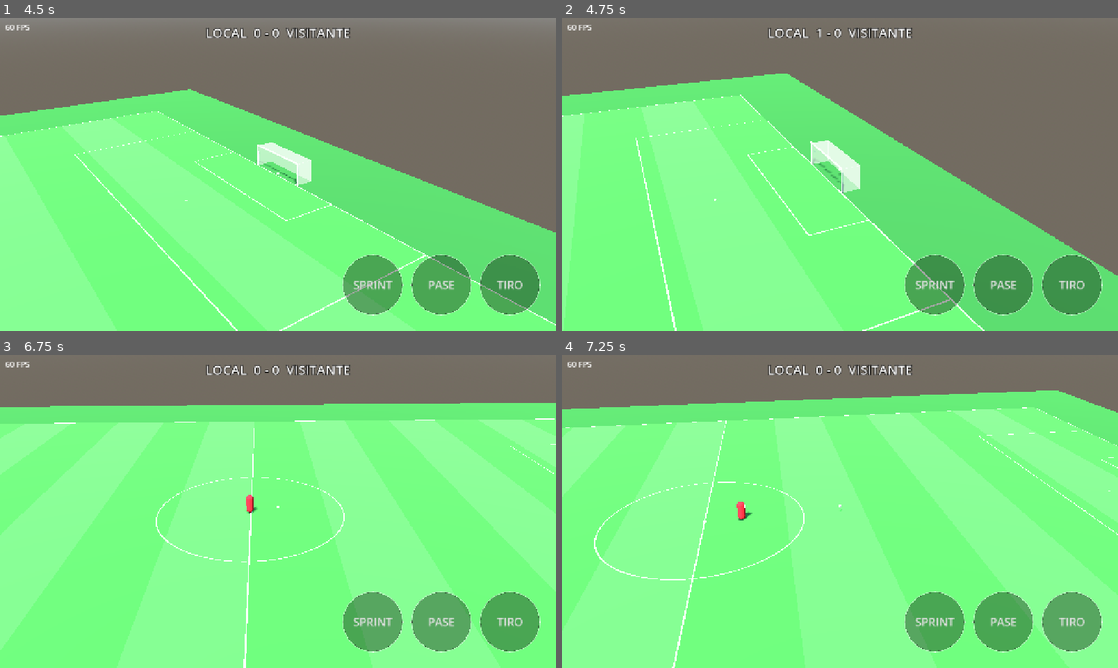
Above: before the commit, frames 1-4 (two rows, left to right).
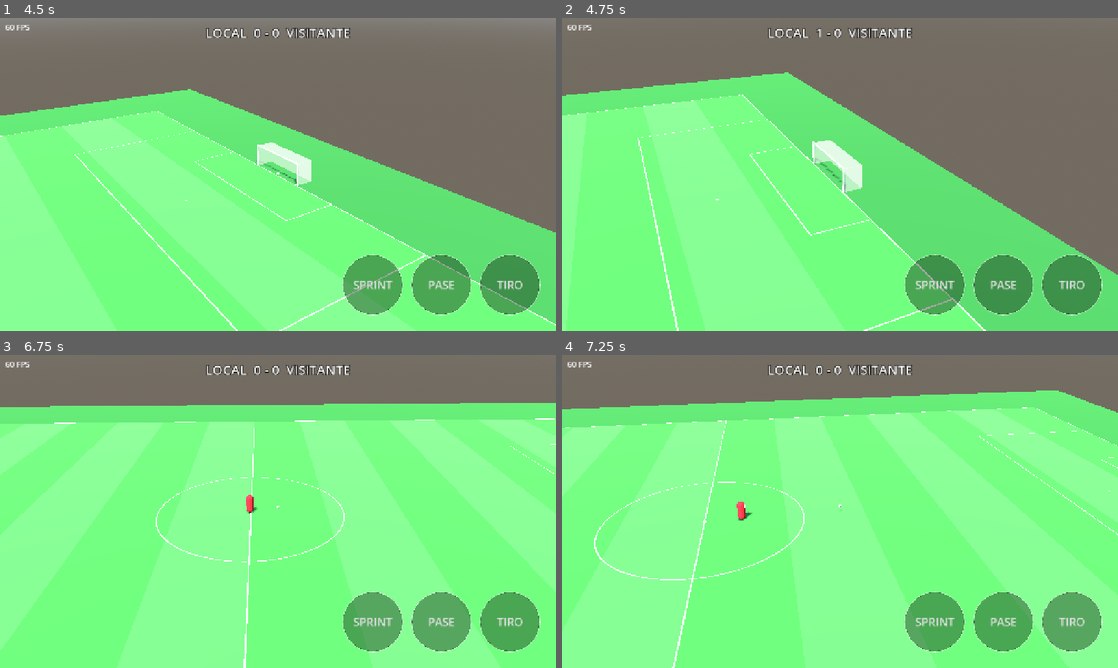
Above: after the commit, the same moments.

Repository: cardenaslautaro60-wq/PES-Comodoro
Game: Godot game, scene res://tests/ejecutar_tests.tscn
The game is run twice, just before and just after one commit, with the same random seed, the same clock (stepped at 60 frames per second) and the same inputs. This scene is started directly instead of the project's main scene.
Inputs (mouse positions are in pixels of both pictures, inside the frame that each line leads up to):
- Up to frame 1 (4.5 s): tap Enter at 0.5 s; move the mouse to (250, 237) at 0.52 s; hold W (mover_arriba) 0.53-1.25 s; tap J (pase) at 0.6 s; click (250, 237) at 0.67 s; tap Space at 0.77, 3.77 s; drag from (444, 221) to (250, 237) at 1.27 s; move the mouse to (111, 127) at 2.02 s; hold A (mover_izquierda) 2.03-2.75 s; tap K (tiro) at 2.1 s; drag from (305, 174) to (111, 127) at 2.77 s; move the mouse to (194, 96) at 3.52 s; hold S (mover_abajo) 3.53-4.25 s; hold Shift (sprint) 3.53-4.25 s; drag from (400, 158) to (194, 96) at 4.27 s
- Up to frame 2 (4.75 s): no input
- Up to frame 3 (6.75 s): move the mouse to (166, 527) at 5.02 s; hold W (mover_arriba) 5.03-5.75 s; tap J (pase) at 5.1 s; click (166, 527) at 5.17 s; drag from (333, 442) to (166, 527) at 5.77 s; move the mouse to (250, 574) at 6.52 s; hold D (mover_derecha) from 6.53 s (still down); tap K (tiro) at 6.6 s
- Up to frame 4 (7.25 s): keep holding D (mover_derecha); tap Space at 6.77 s

Frame 1 is identical in both runs. In frame 2, 1.6% of the frame differs, in the area x 0-100%, y 17-100%; in frame 3, less than 0.1%; in frame 4, less than 0.1%.

Commit message:
Arreglar el pique de la pelota: el rebote del piso sumaba más de 1
Godot suma el rebote de los dos cuerpos que chocan. Pelota 0,6 + piso 0,5
daba 1,1, así que la pelota ganaba altura en cada pique. El piso queda en 0
y el rebote lo define la pelota.

Co-Authored-By: Claude Opus 5.5 (1M context) <noreply@anthropic.com>
Claude-Session: https://claude.ai/code/session_01XuXX459MrQVeT4E2ZhFnRW

Diff:
--- a/scripts/prueba/prueba.gd
+++ b/scripts/prueba/prueba.gd
@@ -158,7 +158,9 @@
 	piso.name = "Piso"
 	var material_piso := PhysicsMaterial.new()
 	material_piso.friction = 0.8
-	material_piso.bounce = 0.5
+	# Godot suma el rebote de los dos cuerpos que chocan. Con el piso en 0,
+	# el rebote lo define solo la pelota (si la suma pasa de 1, la pelota gana altura en cada pique).
+	material_piso.bounce = 0.0
 	piso.physics_material_override = material_piso
 	var caja := BoxShape3D.new()
 	caja.size = Vector3(LARGO + 24, 1, ANCHO + 24)
